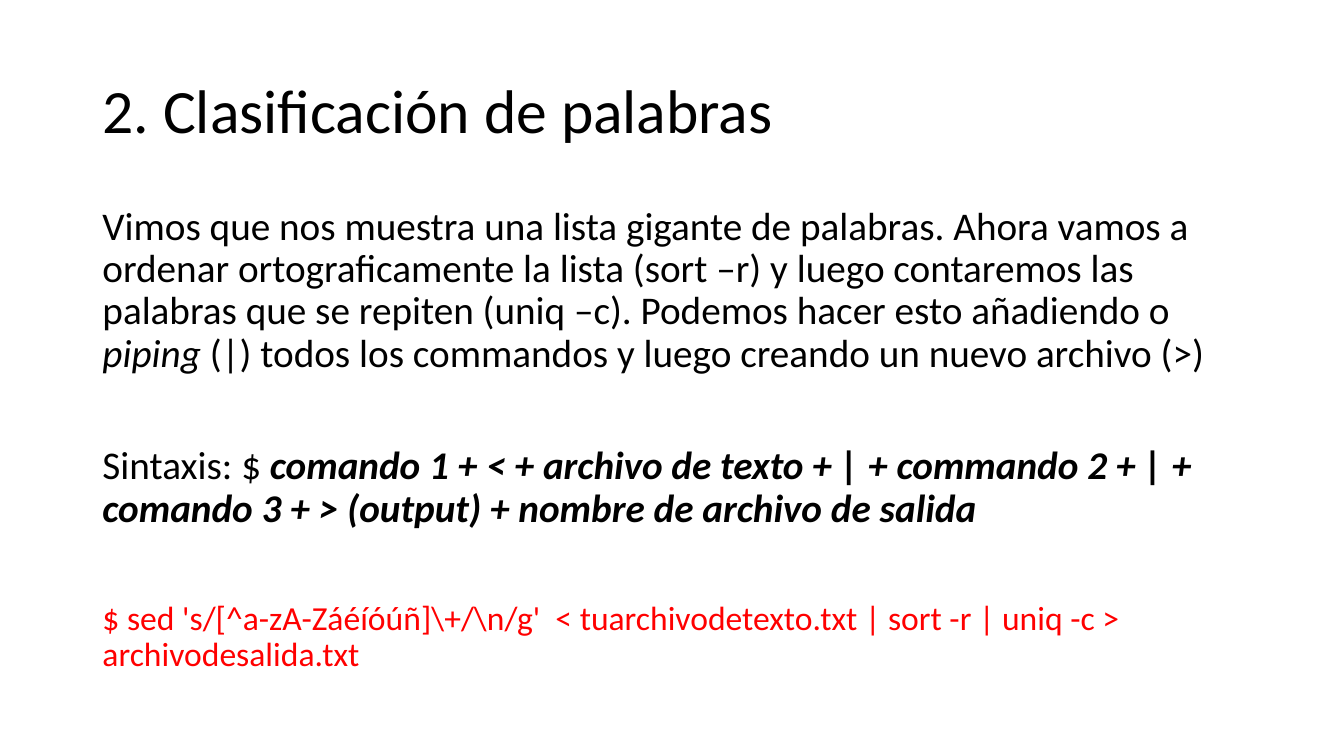
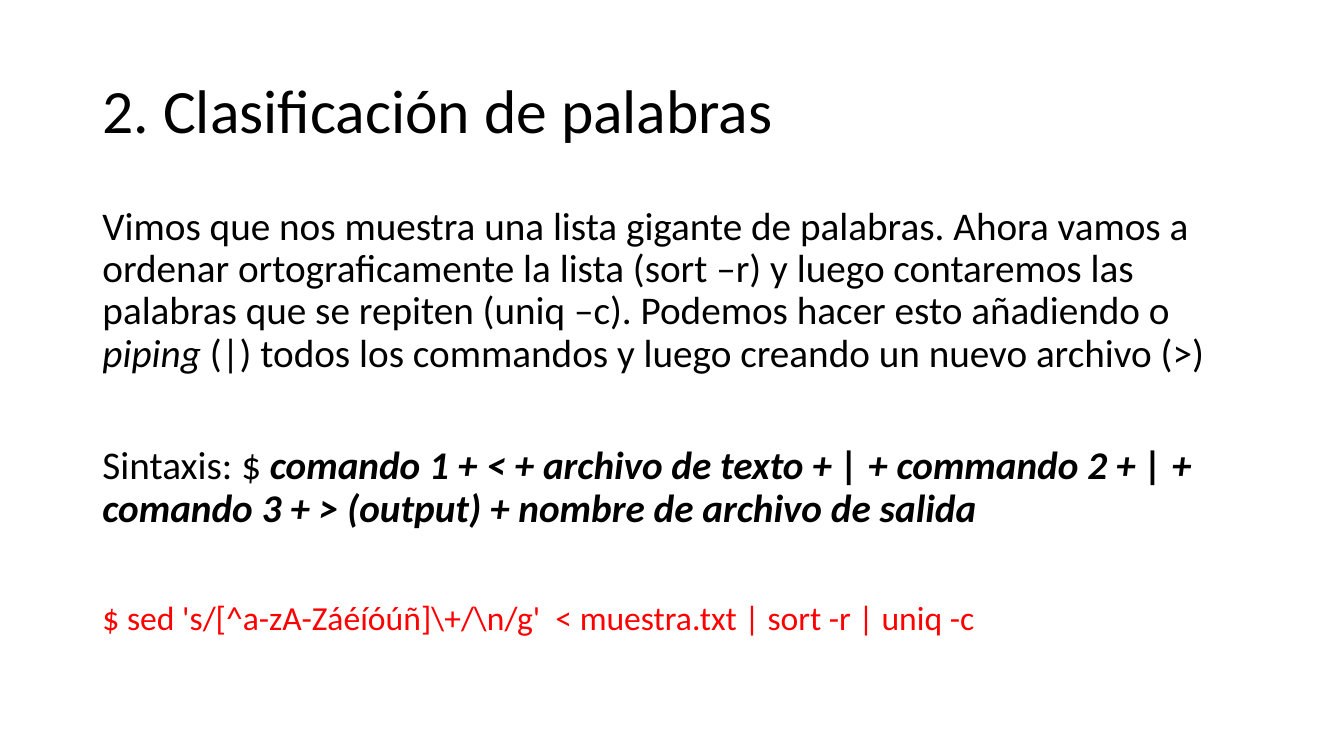
Before and after one commit to falconrr/NLP4SPanish2022, a slide deck: slide 21 of Week1/Classes/PrácticaCommandLineSimple.pptx. Drawn at 1344x756 pixels with LibreOffice and Linux fonts; fonts in the diff are those of the drawing. Boxes give left, top, right and bottom in pixels: in the first picture for what was removed or moved away, otherwise in the second. Text is boxed around its words. In the diff, an @@ line names an element or a change of style, - is before the commit and + after.

```diff
--- a/Week1/Classes/PrácticaCommandLineSimple.pptx
+++ b/Week1/Classes/PrácticaCommandLineSimple.pptx
@@ text at (127,605,974,636): text changed @@
-$ sed 's/[^a-zA-Záéíóúñ]\+/\n/g' < tuarchivodetexto.txt | sort -r | uniq -c > archivodesalida.txt
+$ sed 's/[^a-zA-Záéíóúñ]\+/\n/g' < muestra.txt | sort -r | uniq -c
```
Also in this commit, not shown: 3 other slides changed, 1 slide added, 3 other files.
